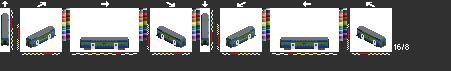
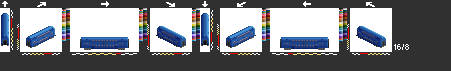
Layers edited between the first and the second 451x71 image:
showed "bk", painted on it over [1,13,386,50]
hid "bii4" over [1,13,386,49]
hid "bii", painted on it over [1,13,386,50]
